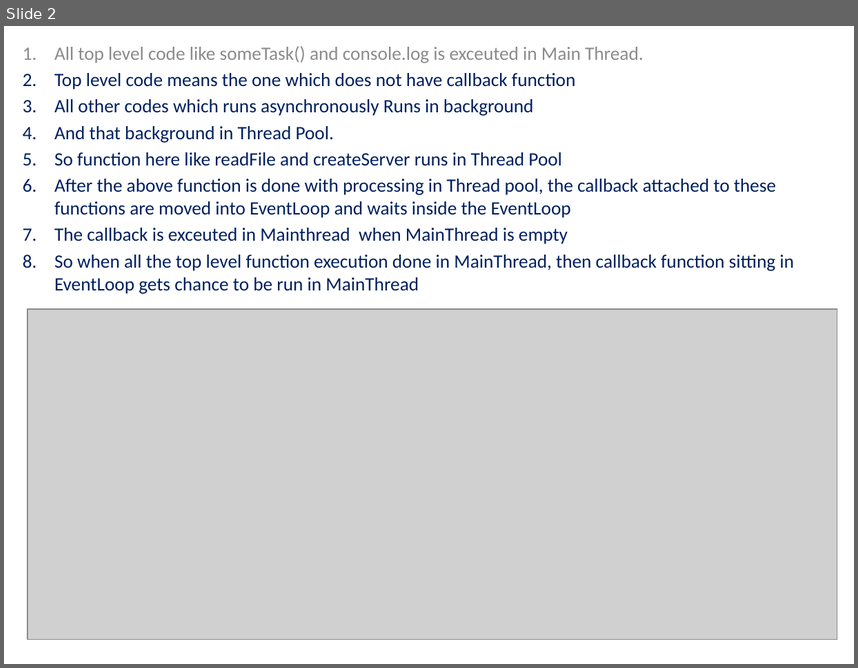
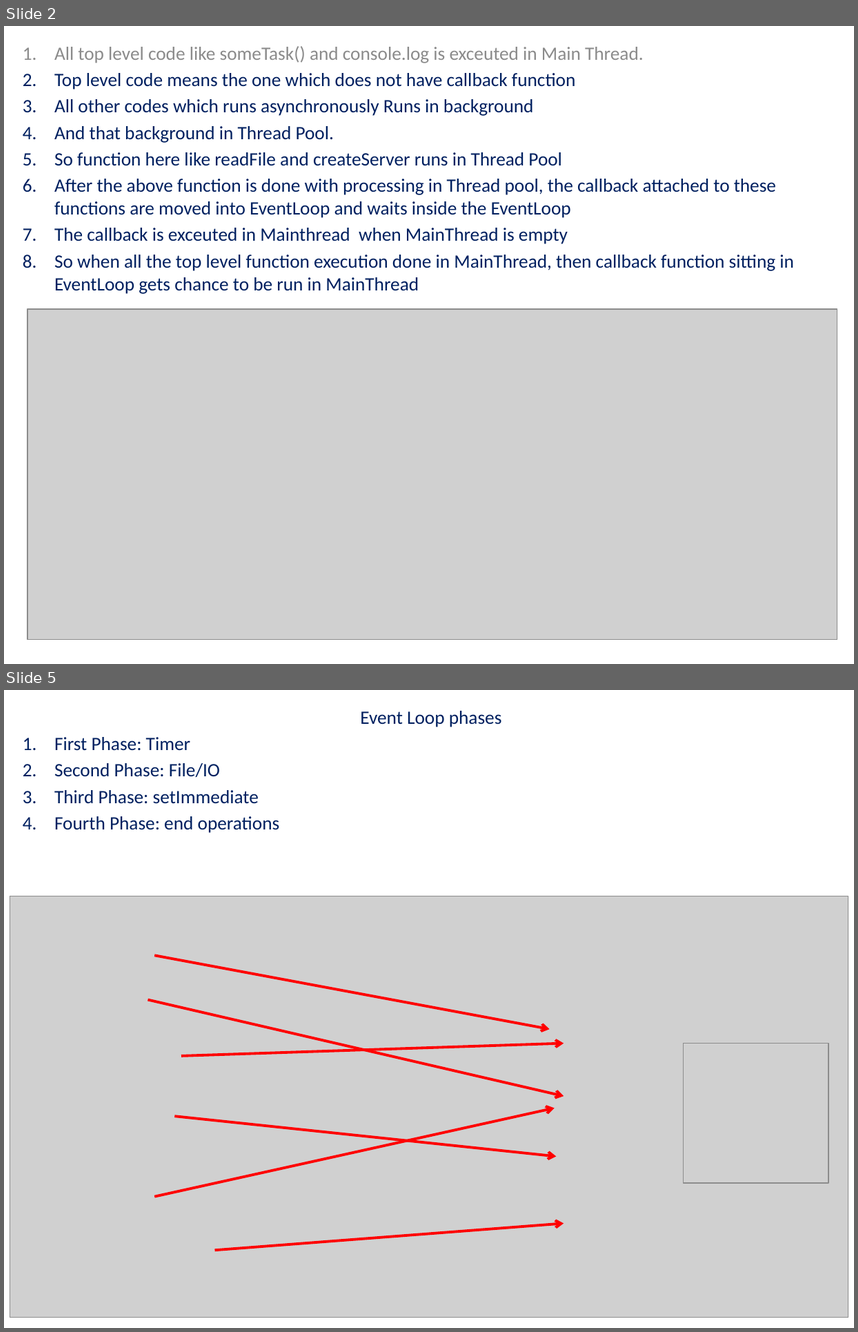
Before and after one commit to mdzaidkhan855/NodeJS_Proacademy, a slide deck: NodeJS-Architecture.pptx. Shown one above the other, each under a label of ours: slide 2 before the commit, slides 2 and 5 after it; the slides between them are not shown. The pictures are 858x668 and 858x1332 pixels, drawn with LibreOffice and Linux fonts; fonts in the diff are those of the drawing; grey boxes stand for pictures. Boxes give left, top, right and bottom in pixels: in the first picture for what was removed or moved away, otherwise in the second. Text is boxed around its words. In the diff, an @@ line names an element or a change of style, - is before the commit and + after.

```diff
--- a/NodeJS-Architecture.pptx
+++ b/NodeJS-Architecture.pptx
@@ slide 5 added at (4,690,854,1328), background #FFFFFF @@
@@ subtitle added at (54,711,502,833), 16 pt, text #002060 @@
+Event Loop phases
+1. First Phase: Timer
+2. Second Phase: File/IO
+3. Third Phase: setImmediate
+4. Fourth Phase: end operations
@@ picture added at (10,896,849,1317) @@
@@ arrow added from (154, 955) to (550, 1029), #FF0000 2.25 pt @@
@@ arrow added from (148, 999) to (564, 1096), #FF0000 2.25 pt @@
@@ arrow added from (181, 1056) to (564, 1043), #FF0000 2.25 pt @@
@@ picture added at (683,1043,829,1183) @@
@@ arrow added from (154, 1196) to (554, 1107), #FF0000 2.25 pt @@
@@ arrow added from (175, 1116) to (557, 1156), #FF0000 2.25 pt @@
@@ arrow added from (215, 1250) to (564, 1223), #FF0000 2.25 pt @@
```
Also in this commit, not shown: 1 slide changed, 1 other slide added, 6 other files.
